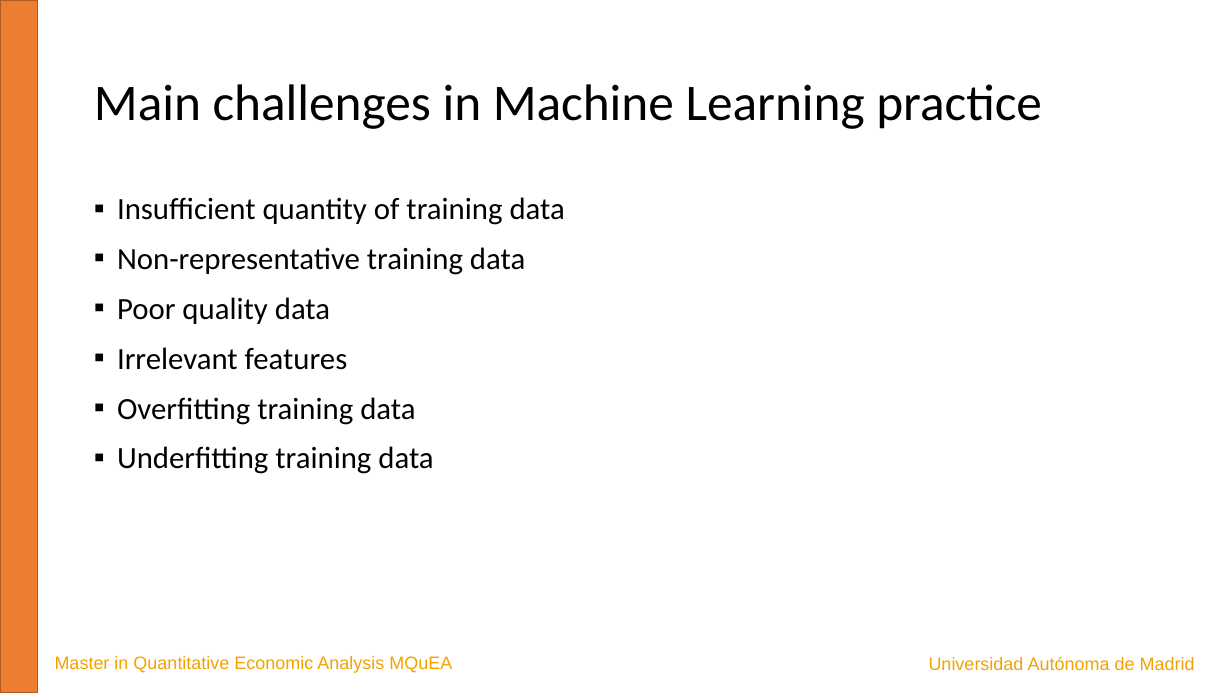
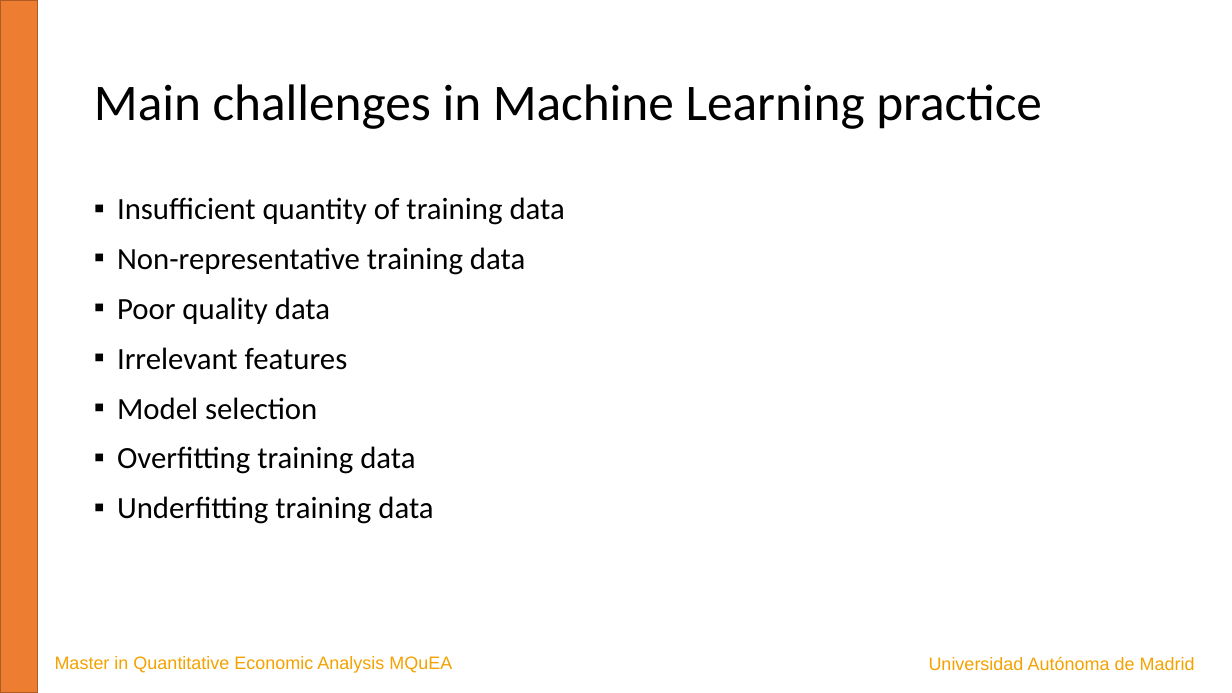
Before and after one commit to JavierBas/IMLEF-MQuEA, a slide deck: slide 20 of Slides/Topic 1 What is ML.pptx (slide 19 before the commit). Drawn at 1232x693 pixels with LibreOffice and Linux fonts; fonts in the diff are those of the drawing. Boxes give left, top, right and bottom in pixels: in the first picture for what was removed or moved away, otherwise in the second. Text is boxed around its words. In the diff, an @@ line names an element or a change of style, - is before the commit and + after.

```diff
--- a/Slides/Topic 1 What is ML.pptx
+++ b/Slides/Topic 1 What is ML.pptx
@@ text at bbox=[117, 397, 317, 420]: paragraph added @@
+▪ Model selection
```
Also in this commit, not shown: 7 other slides changed, 1 slide added.
